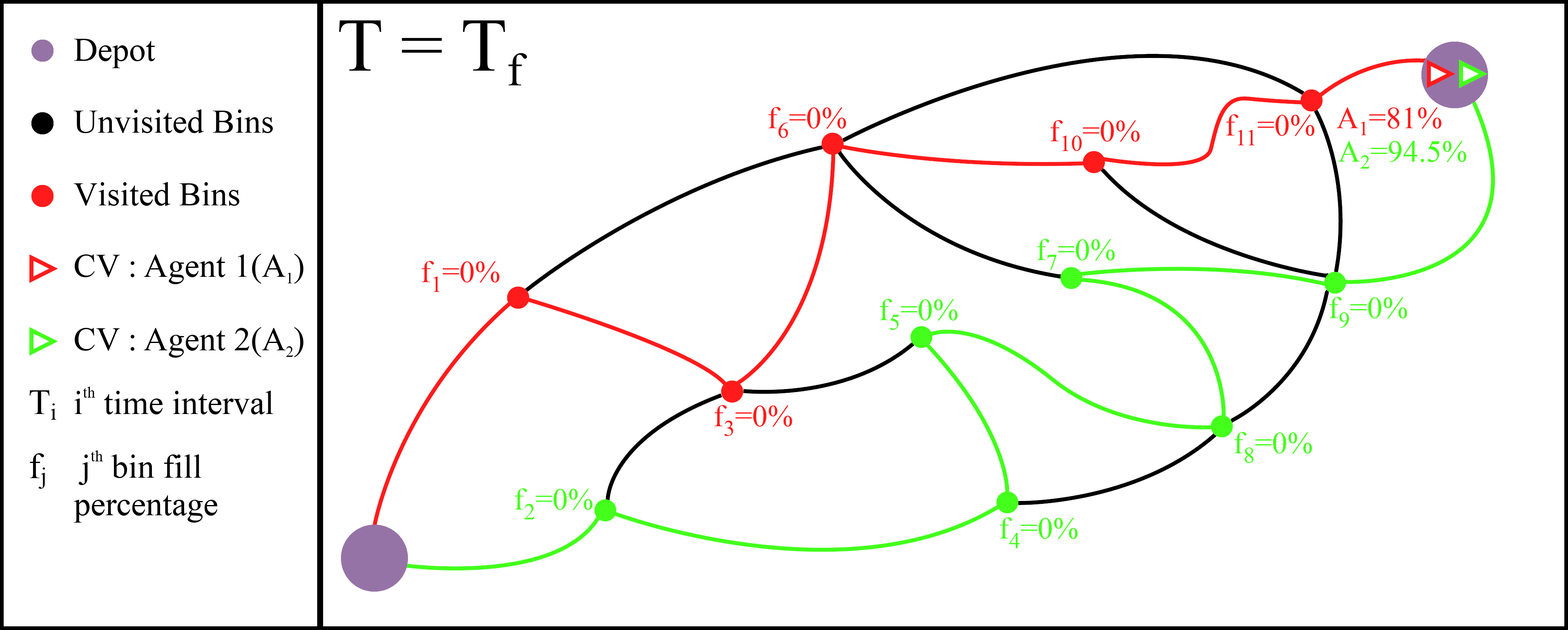
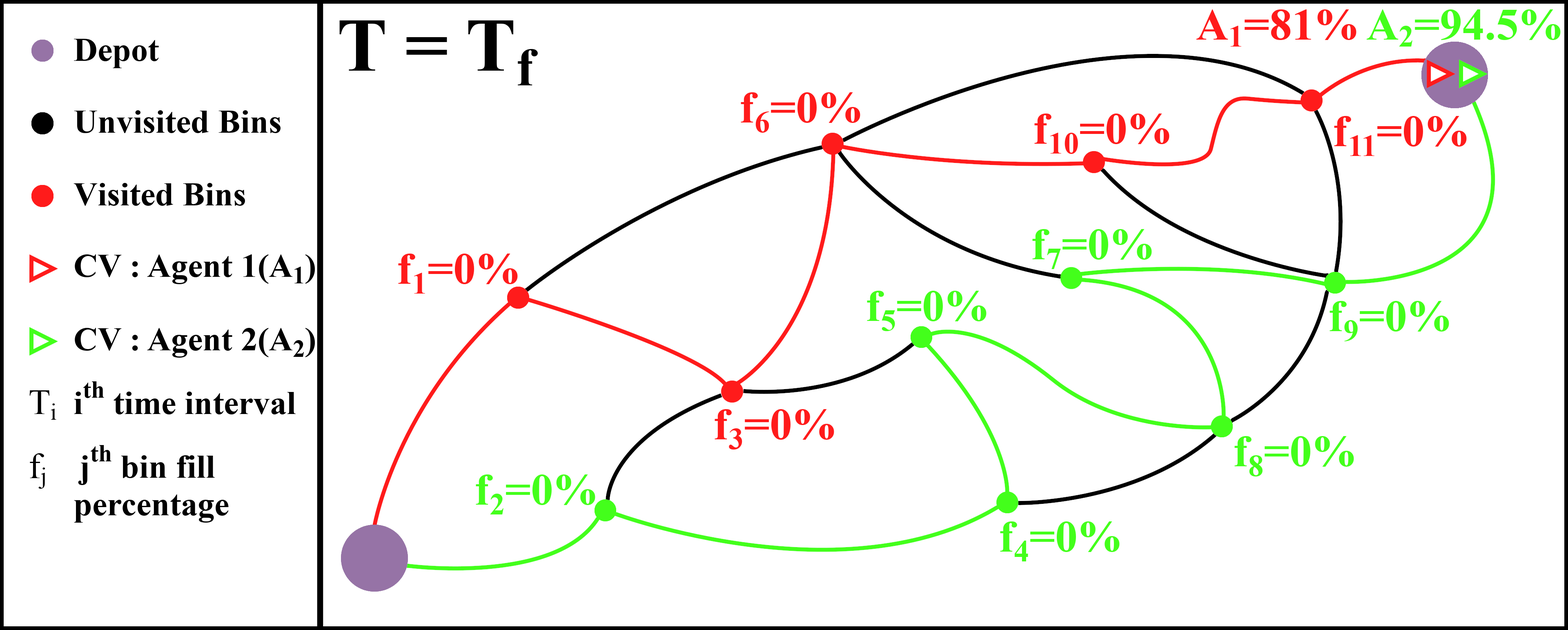
The second 1568×630 image is a revision of the first. Changes to its layers:
painted on "f1=0%" over left=398, top=253, right=518, bottom=294
painted on "f2=0%" over left=475, top=474, right=596, bottom=520
painted on "f3=0%" over left=714, top=405, right=835, bottom=450
painted on "f4=0%" over left=999, top=517, right=1120, bottom=562
painted on "f5=0%" over left=866, top=290, right=987, bottom=332
painted on "f6=0%" over left=740, top=92, right=861, bottom=139
painted on "f7=0%" over left=1032, top=229, right=1152, bottom=270
painted on "f8=0%" over left=1233, top=432, right=1355, bottom=477
painted on "f9=0%" over left=1329, top=296, right=1450, bottom=342
painted on "f10=0%" over left=1034, top=113, right=1170, bottom=154
painted on "f11=0%" over left=1225, top=114, right=1467, bottom=156
renamed "A1=81% #1" to "A1=81%", painted on it over left=1196, top=9, right=1442, bottom=136
painted on "A2=94.5%" over left=1338, top=9, right=1561, bottom=169
painted on "T = Tf" over left=338, top=20, right=538, bottom=86
painted on "Depot" over left=73, top=38, right=159, bottom=69
painted on "Unvisited Bins" over left=73, top=109, right=281, bottom=134
painted on "Visited Bins" over left=73, top=182, right=245, bottom=206
painted on "CV : Agent 1(A1)" over left=74, top=253, right=316, bottom=285
painted on "CV : Agent 2(A2)" over left=74, top=327, right=316, bottom=358
painted on "ith time interval" over left=73, top=381, right=296, bottom=415
painted on "jth bin fill ..." over left=73, top=445, right=229, bottom=523
